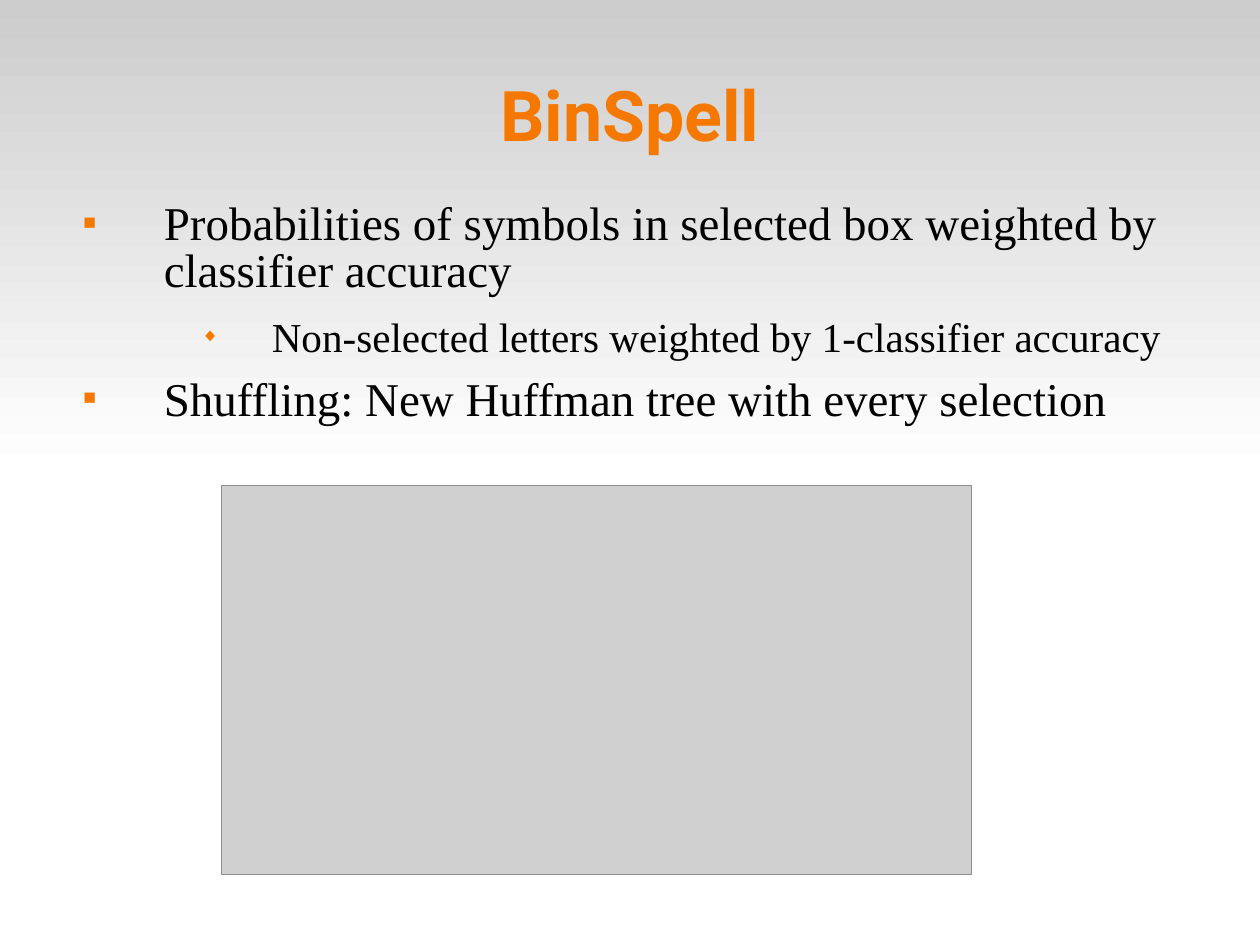
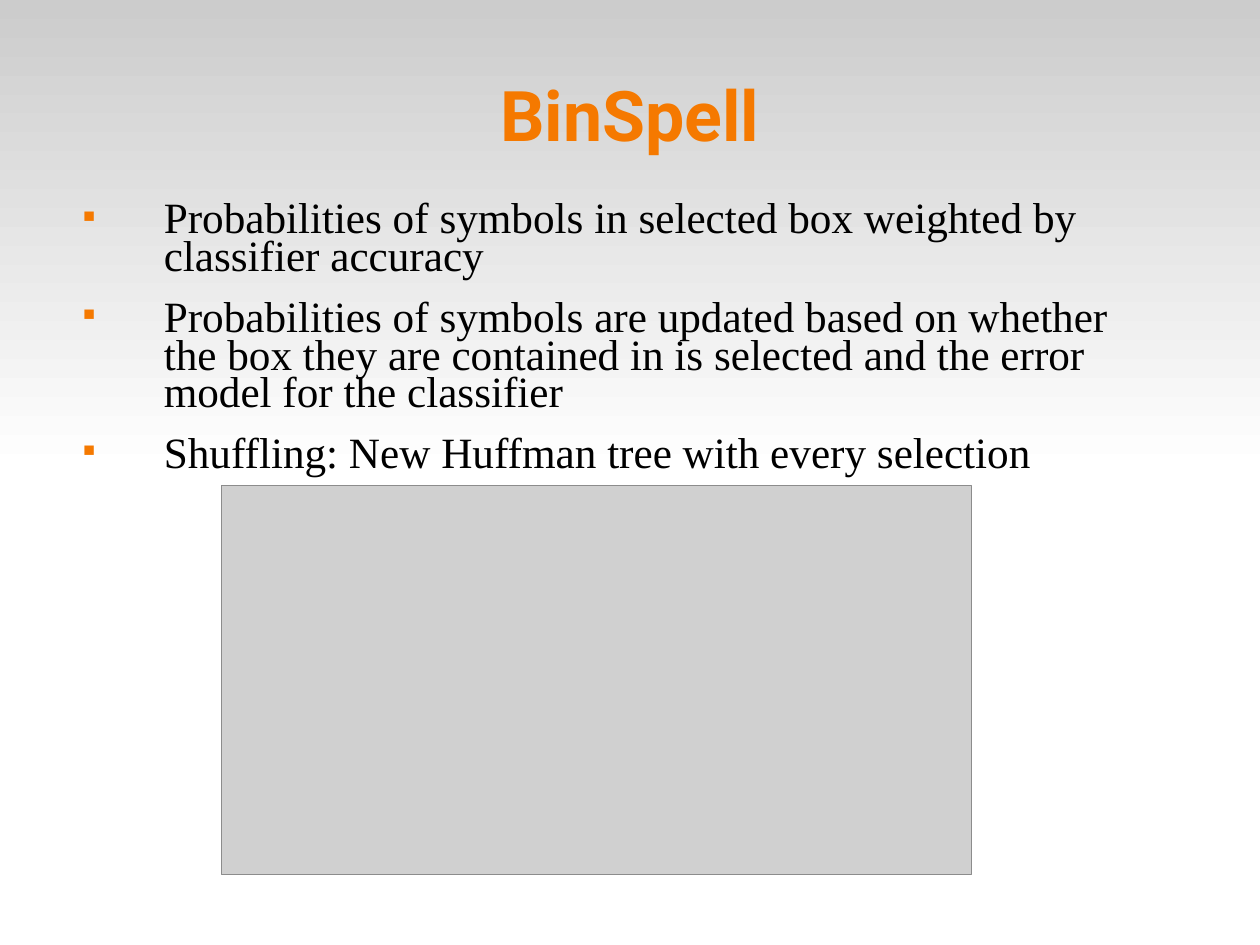
Before and after one commit to abdullah38rcc/BCI-Virtual-Keyboard, a slide deck: slide 8 of master's/docs/virtKey.ppt (slide 5 before the commit). Drawn at 1260x945 pixels with LibreOffice and Linux fonts; fonts in the diff are those of the drawing; grey boxes stand for pictures. Boxes give left, top, right and bottom in pixels: in the first picture for what was removed or moved away, otherwise in the second. Text is boxed around its words. In the diff, an @@ line names an element or a change of style, - is before the commit and + after.

```diff
--- a/master's/docs/virtKey.ppt
+++ b/master's/docs/virtKey.ppt
@@ text at (164, 202, 1076, 477): size 29.6 to 27.2 pt in "Probabilities of symbols in selected box weighted ...", "Shuffling: New Huffman tree with every selection"; line spacing 0.83 to 0.73 @@
@@ text at (164, 301, 1107, 408): text changed; size 25.9 to 27.2 pt @@
-  ◆ Non-selected letters weighted by 1-classifier accuracy
+■ Probabilities of symbols are updated based on whether the box they are contained in is selected and the error model for the classifier
```
Also in this commit, not shown: 6 other slides changed, 3 slides added.
